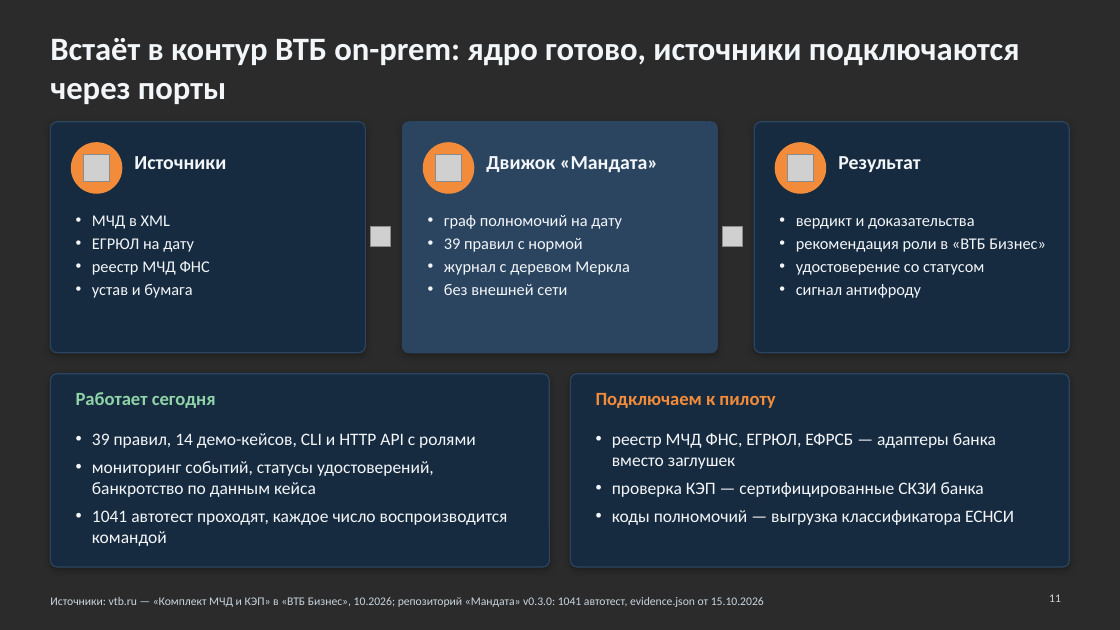
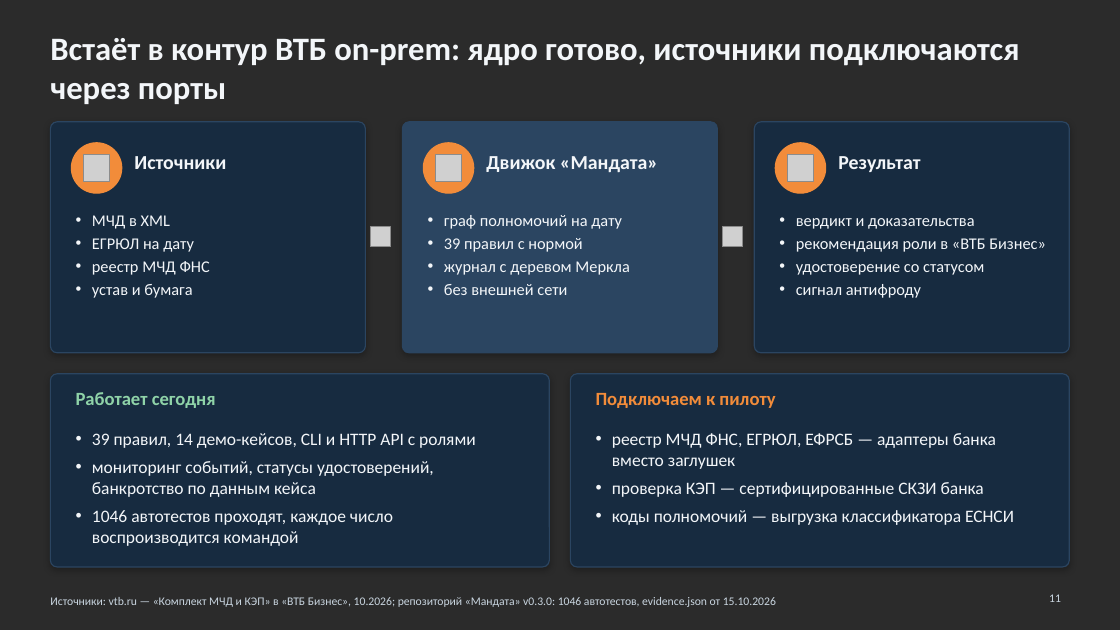
Before and after one commit to KonkovDV/Mandat, a slide deck: slide 11 of submission/slides/Mandat_VTB.pptx. Drawn at 1120x630 pixels with LibreOffice and Linux fonts; fonts in the diff are those of the drawing; grey boxes stand for pictures; background and template pictures are left out; a plain dark background stands for a picture behind light text. Boxes give left, top, right and bottom in pixels: in the first picture for what was removed or moved away, otherwise in the second. Text is boxed around its words. In the diff, an @@ line names an element or a change of style, - is before the commit and + after.

```diff
--- a/submission/slides/Mandat_VTB.pptx
+++ b/submission/slides/Mandat_VTB.pptx
@@ text at box(92, 510, 393, 546): text changed @@
-• 1041 автотест проходят, каждое число воспроизводится командой
+• 1046 автотестов проходят, каждое число воспроизводится командой
@@ text at box(50, 597, 776, 607): text changed @@
-Источники: vtb.ru — «Комплект МЧД и КЭП» в «ВТБ Бизнес», 10.2026; репозиторий «Мандата» v0.3.0: 1041 автотест, evidence.json от 15.10.2026
+Источники: vtb.ru — «Комплект МЧД и КЭП» в «ВТБ Бизнес», 10.2026; репозиторий «Мандата» v0.3.0: 1046 автотестов, evidence.json от 15.10.2026
```
Also in this commit, not shown: 2 other slides changed, 8 other files.
